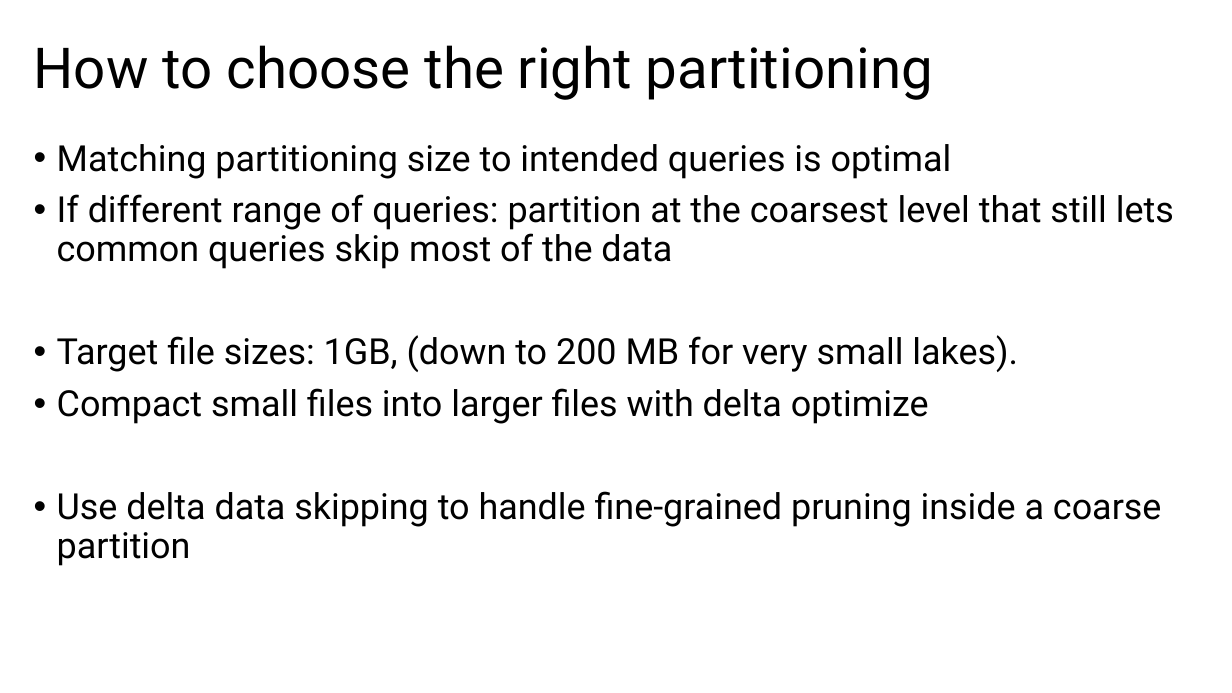
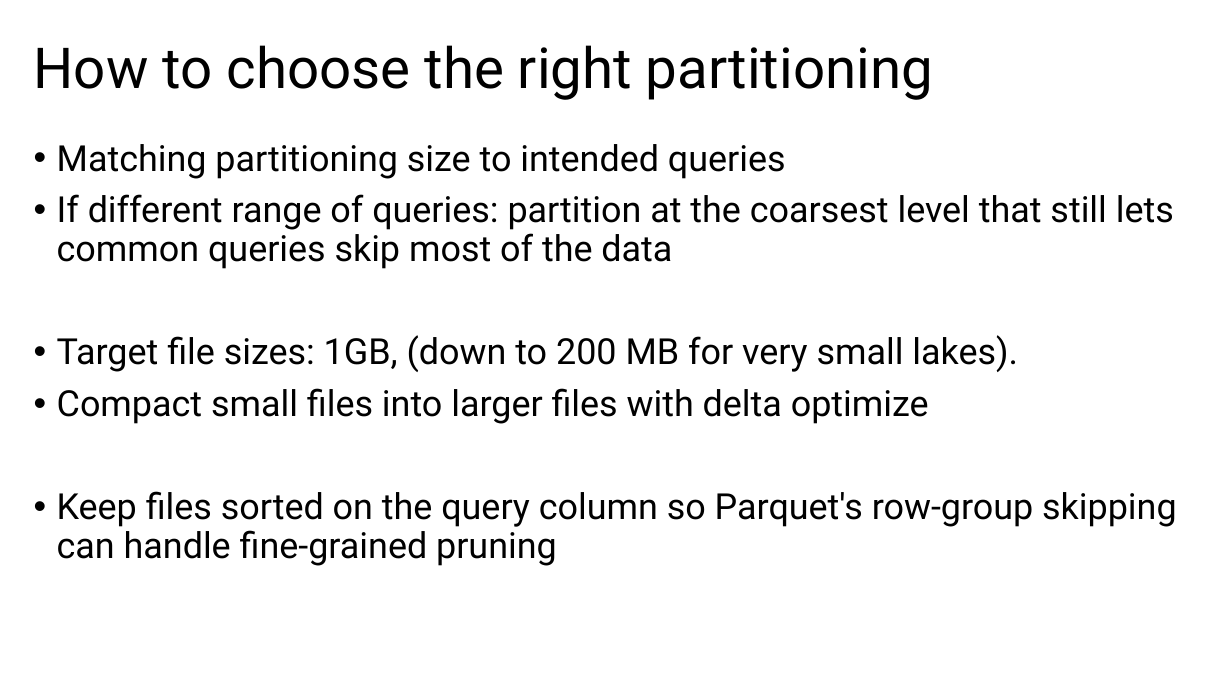
Before and after one commit to Neb5384/partitioning, a slide deck: slide 7 of presentation.pptx. Drawn at 1232x693 pixels with LibreOffice and Linux fonts; fonts in the diff are those of the drawing; background and template pictures are left out. Boxes give left, top, right and bottom in pixels: in the first picture for what was removed or moved away, otherwise in the second. Text is boxed around its words. In the diff, an @@ line names an element or a change of style, - is before the commit and + after.

Commit message:
minor modifications

```diff
--- a/presentation.pptx
+++ b/presentation.pptx
@@ text at [57,144,786,179]: text changed @@
-• Matching partitioning size to intended queries is optimal
+• Matching partitioning size to intended queries
@@ text at [57,491,1176,566]: text changed @@
-• Use delta data skipping to handle fine-grained pruning inside a coarse partition
+• Keep files sorted on the query column so Parquet's row-group skipping can handle fine-grained pruning
```
